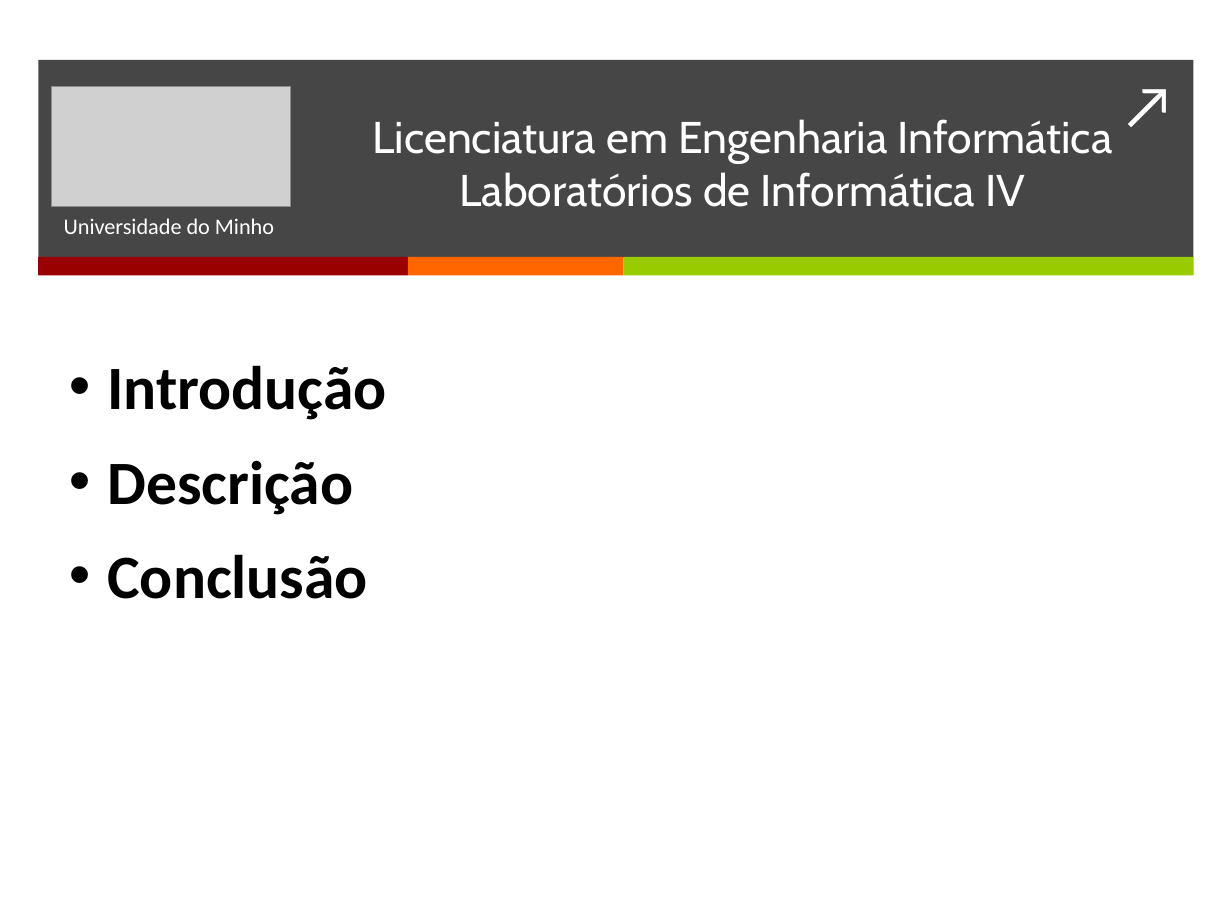
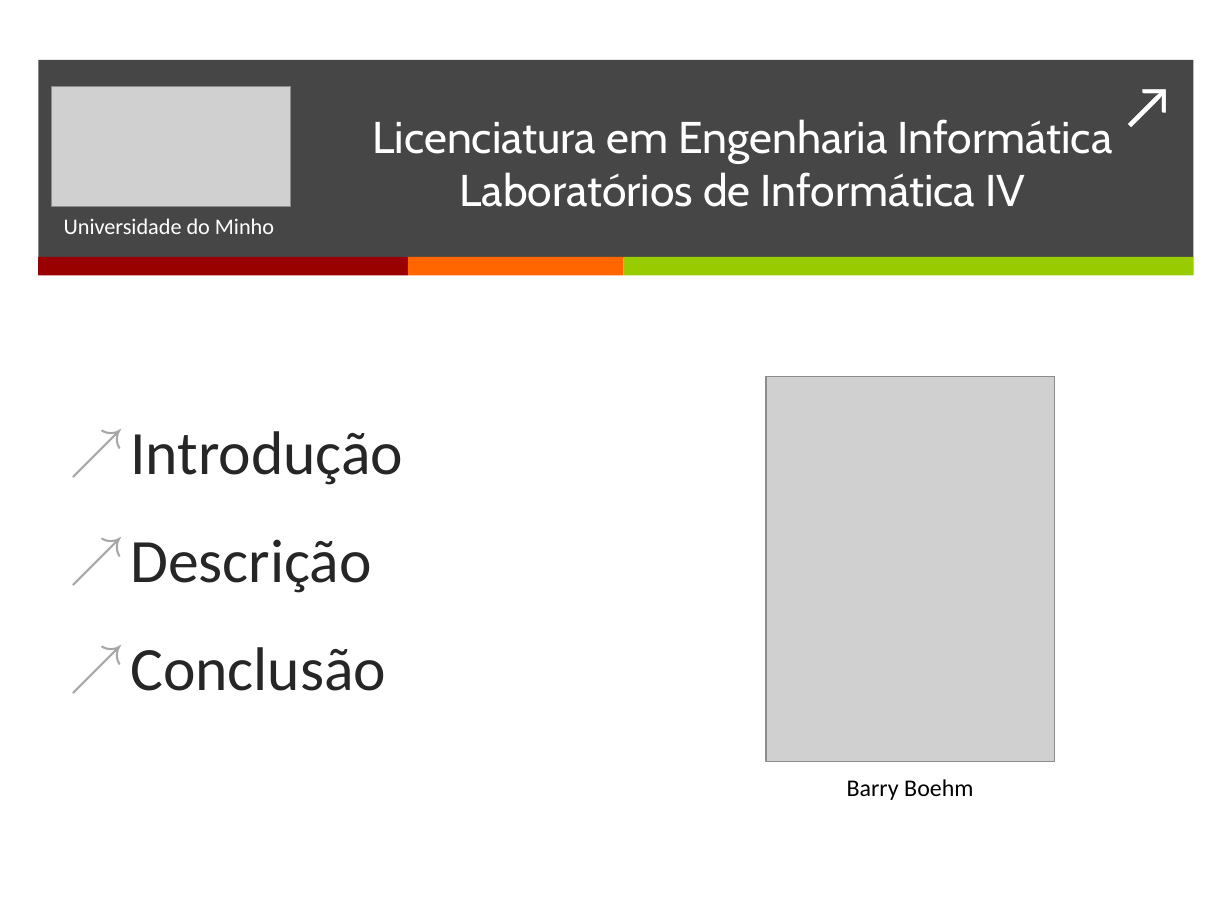
Before and after one commit to BrunoTorres/LI4, a slide deck: slide 2 of Apresentação/Apresentacao.pptx. Drawn at 1232x924 pixels with LibreOffice and Linux fonts; fonts in the diff are those of the drawing; grey boxes stand for pictures. Boxes give left, top, right and bottom in pixels: in the first picture for what was removed or moved away, otherwise in the second. Text is boxed around its words. In the diff, an @@ line names an element or a change of style, - is before the commit and + after.

```diff
--- a/Apresentação/Apresentacao.pptx
+++ b/Apresentação/Apresentacao.pptx
@@ picture added at (x1=766, y1=376, x2=1055, y2=760) @@
@@ text "Introdução" moved from (x1=107, y1=365, x2=386, y2=599) to (x1=130, y1=431, x2=403, y2=691) @@
@@ text "Introdução" at (x1=130, y1=431, x2=403, y2=691): text colour #000000 to #262626, bold off; bullet • to ↗; more space between paragraphs @@
@@ text added at (x1=847, y1=779, x2=973, y2=800), 14 pt, text #000000 @@
+Barry Boehm
```
Also in this commit, not shown: 5 other slides changed.
